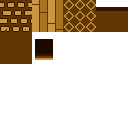
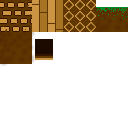
Layer changes from the first w=128, h=128 image to the second:
painted on "Layer 9" over 96, 8, 128, 19
hid "Layer 5" (1st of 5, in "Folder 1 copy 3") over 96, 7, 128, 32
added layer "Folder 1 copy 5" above "Folder 1 copy 4" over 92, 5, 128, 32
added layer "Layer 11" in group "Folder 1 copy 4" over 0, 33, 32, 63
